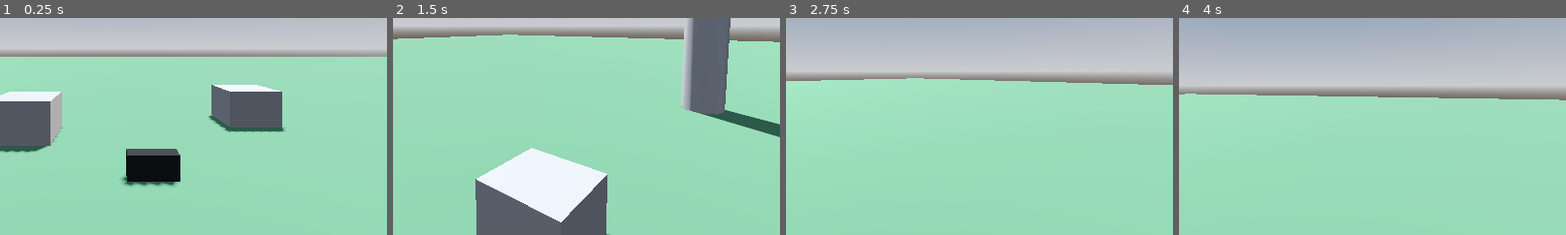
Above: before the commit, frames 1-4 (left to right).
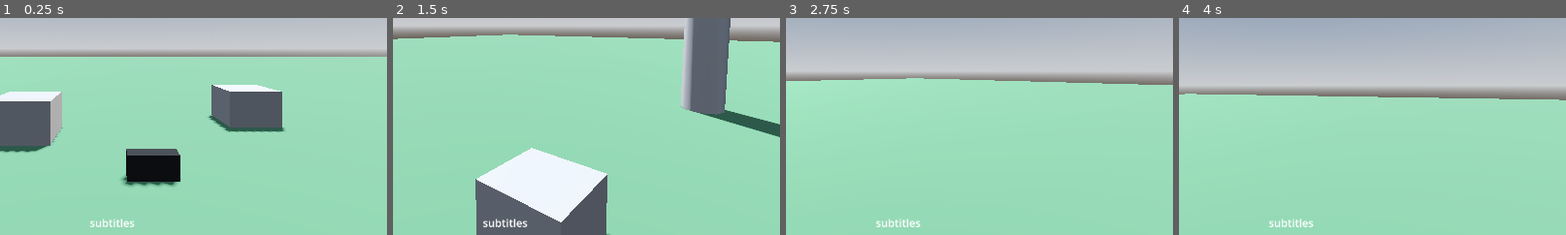
Above: after the commit, the same moments.

Repository: jajszu/Game-Off-2025
Game: Godot game, scene res://Scenes/map.tscn
Same seed, same stepped clock (60 frames per second), same inputs: the game is played once before the commit and once after it.
Inputs (mouse positions are % of the whole screen's width and height, from its top left):
- Up to frame 1 (0.25 s): no input
- Up to frame 2 (1.5 s): tap Enter at 0.5 s; move the mouse to (49, 52) at 0.52 s; hold E (interact) 0.53-1.28 s; hold W (move_up) from 0.53 s (still down); tap Space (jump) at 0.77 s; move the mouse to (57, 51) at 1.27 s; tap E (interact) at 1.35 s
- Up to frame 3 (2.75 s): keep holding W (move_up); tap Space (jump) at 1.52 s; move the mouse to (42, 49) at 2.02 s; hold E (interact) from 2.03 s (still down)
- Up to frame 4 (4 s): move the mouse to (51, 50) at 2.77 s; release W (move_up) at 2.78 s; release E (interact) at 2.78 s; hold A (move_left) 2.78-3.53 s; tap E (interact) at 2.85 s; tap Space (jump) at 3.02, 3.77 s; move the mouse to (46, 48) at 3.52 s; hold W (move_up) from 3.53 s (still down); hold E (interact) from 3.53 s (still down)
The pictures show only the part of the screen within x 36-85%, y 43-93%; the shares and areas given below are measured in that part.

The runs differ from the first frame. In frame 1, 0.2% of the frame differs, in the area x 23-35%, y 92-97%; in frame 2, 0.3%; in frame 3, 0.2%; in frame 4, 0.2%.
Error before the commit: Invalid call. Nonexistent function 'is_action_just_pressed' in base 'InputEventKey'. (res://Scripts/player.gd:27)

Commit message:
inventory system base

Diff:
--- a/Scenes/map.tscn
+++ b/Scenes/map.tscn
@@ -69,5 +69,5 @@
 
 [node name="Radio" parent="." instance=ExtResource("2_26yhd")]
 transform = Transform3D(1, 0, 0, 0, 1, 0, 0, 0, 1, -5.5680504, 0.65, -2.4386272)
-collision_layer = 4
+collision_layer = 12
 collision_mask = 3
--- a/Scenes/player.tscn
+++ b/Scenes/player.tscn
@@ -1,6 +1,7 @@
-[gd_scene load_steps=4 format=3 uid="uid://xtuwmeio0bmf"]
+[gd_scene load_steps=5 format=3 uid="uid://xtuwmeio0bmf"]
 
 [ext_resource type="Script" uid="uid://dddqpo44lgkij" path="res://Scripts/player.gd" id="1_v0iea"]
+[ext_resource type="Script" uid="uid://do5of5w1c0soj" path="res://Scripts/inventory.gd" id="2_cvnsp"]
 
 [sub_resource type="CapsuleMesh" id="CapsuleMesh_f60y1"]
 
@@ -24,19 +25,49 @@
 target_position = Vector3(0, 0, -3)
 collision_mask = 8
 
+[node name="Inventory" type="Node3D" parent="."]
+script = ExtResource("2_cvnsp")
+metadata/_custom_type_script = "uid://do5of5w1c0soj"
+
 [node name="UI" type="Control" parent="."]
 layout_mode = 3
-anchors_preset = 0
-offset_right = 40.0
-offset_bottom = 40.0
+anchors_preset = 15
+anchor_right = 1.0
+anchor_bottom = 1.0
+grow_horizontal = 2
+grow_vertical = 2
+size_flags_horizontal = 4
+size_flags_vertical = 4
 mouse_filter = 2
 
 [node name="InteractLabel" type="Label" parent="UI"]
-layout_mode = 0
-offset_right = 40.0
-offset_bottom = 23.0
+layout_mode = 1
+anchors_preset = 7
+anchor_left = 0.5
+anchor_top = 1.0
+anchor_right = 0.5
+anchor_bottom = 1.0
+offset_left = -30.5
+offset_top = -119.0
+offset_right = 30.5
+offset_bottom = -96.0
+grow_horizontal = 2
+grow_vertical = 0
+text = "interact"
+horizontal_alignment = 1
+vertical_alignment = 2
 
 [node name="SubtitlesLabel" type="Label" parent="UI"]
-layout_mode = 0
-offset_right = 40.0
-offset_bottom = 23.0
+layout_mode = 1
+anchors_preset = 7
+anchor_left = 0.5
+anchor_top = 1.0
+anchor_right = 0.5
+anchor_bottom = 1.0
+offset_left = -33.5
+offset_top = -76.0
+offset_right = 33.5
+offset_bottom = -53.0
+grow_horizontal = 2
+grow_vertical = 0
+text = "subtitles"
--- /dev/null
+++ b/Scripts/inventory.gd
@@ -0,0 +1,8 @@
+extends Node3D
+class_name Inventory
+
+var current_item: Node3D
+var item_amount: int = 0
+
+func is_empty() -> bool:
+	return current_item == null
--- a/Scripts/player.gd
+++ b/Scripts/player.gd
@@ -8,6 +8,7 @@
 @onready var ray_cast: RayCast3D = $Camera3D/RayCast
 @onready var interact_label: Label = $UI/InteractLabel
 @onready var subtitles_label: Label = $UI/SubtitlesLabel
+@onready var inventory: Inventory = $Inventory
 @export var mouse_sensitivity: float = 0.01
 
 func _ready() -> void:
@@ -24,7 +25,7 @@
 		cam.rotation_degrees.x = clamp(cam.rotation_degrees.x, -90, 90)
 	elif event.is_action_pressed("jump") and is_on_floor():
 		velocity.y = JUMP_VELOCITY
-	elif event.is_action_just_pressed("interact"):
+	elif event.is_action_pressed("interact"):
 		if ray_cast.is_colliding():
 			if ray_cast.get_collider().has_method("interact"):
 				ray_cast.get_collider().interact(self)
@@ -32,8 +33,14 @@
 
 func _physics_process(delta: float) -> void:
 	if ray_cast.is_colliding():
-		if ray_cast.get_collider().has_method("get_interact_text"):
-			interact_label.text = ray_cast.get_collider().get_interact_text()
+		var coll := ray_cast.get_collider()
+		if coll.has_method("get_interact_text"):
+			var t = coll.get_interact_text()
+			if t is String:
+				interact_label.text = t
+			else:
+				printerr("get_interact_text in " + str(coll.get_class()) +
+					" does not return a string")
 		else:
 			interact_label.text = ""
 	else:
--- a/Scripts/radio.gd
+++ b/Scripts/radio.gd
@@ -12,6 +12,9 @@
 	song_player.volume_db = -80.0
 	noise_player.volume_db = -80.0
 	play_radio_loop()
+
+func get_interact_text() -> String:
+	return "pick up"
 
 func play_radio_loop() -> void:
 	while true:
Not shown, added: Scripts/inventory.gd.uid
